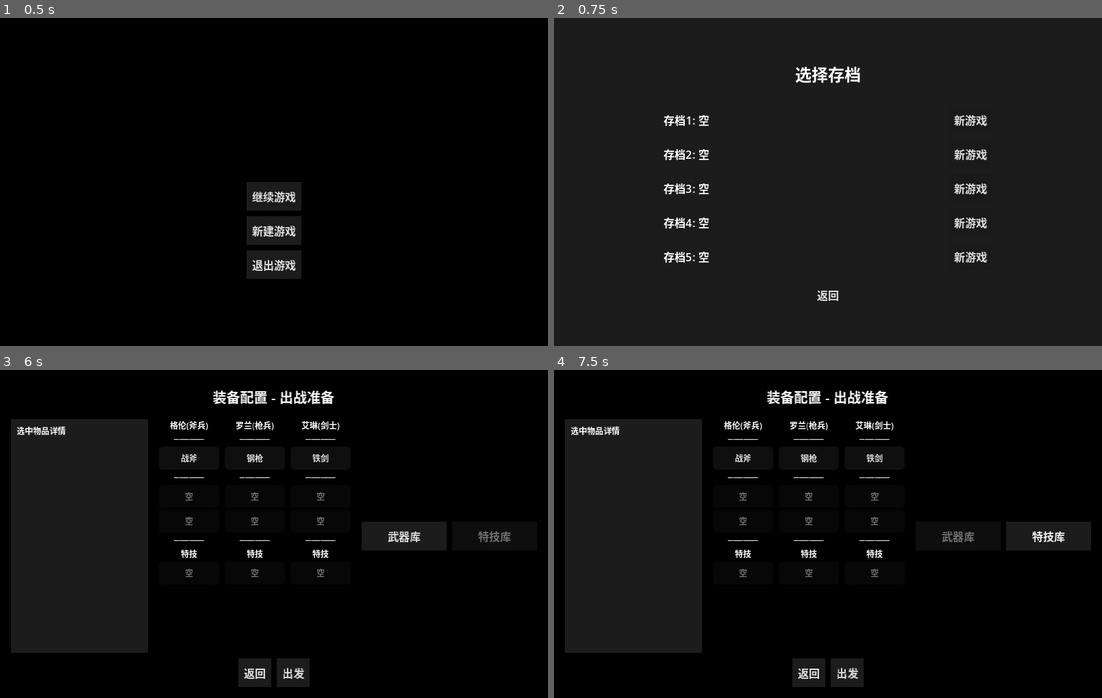
Above: before the commit, frames 1-4 (two rows, left to right).
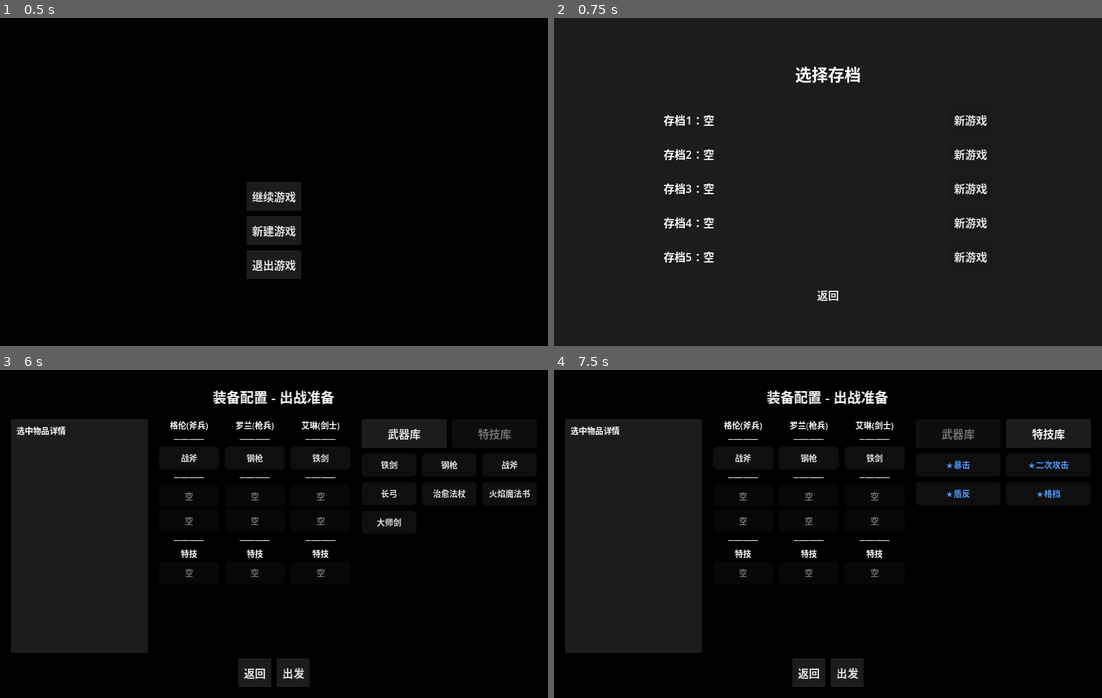
Above: after the commit, the same moments.

Repository: ZhuXilin/Dev_Project_260730
Game: Godot game, scene res://content/scenes/ui/MainMenu.tscn
Two runs of this game, one before a commit and one after it. Both use one fixed random seed, a clock stepped at 60 frames per second and the inputs below. Sound files missing from this copy of the repository are replaced by a short silence.
Inputs:
- Up to frame 1 (0.5 s): no input
- Up to frame 2 (0.75 s): click "继续游戏" at 0.5 s
- Up to frame 3 (6 s): click "新建游戏" at 1.25 s; click "新游戏" at 2 s; click "出战" at 2.75 s; click "格伦|海盗|斧兵" at 3.5 s; click "罗兰|王国|枪兵" at 4.25 s; click "艾琳|王国|剑士" at 5 s; click "确认" at 5.75 s
- Up to frame 4 (7.5 s): click "武器库" at 6.5 s; click "特技库" at 7.25 s

Frame 1 is identical in both runs. In frame 2, 0.4% of the frame differs, in the area x 25-30%, y 29-75%; in frame 3, 3.2%; in frame 4, 3.3%, in the area x 32-98%, y 15-64%.

Commit message:
Edit talents system

Diff:
--- a/content/scenes/ui/EquipmentConfig.tscn
+++ b/content/scenes/ui/EquipmentConfig.tscn
@@ -3,23 +3,23 @@
 [ext_resource type="Script" uid="uid://d31iuj7lsa4c6" path="res://function/script/EquipmentConfig.gd" id="1"]
 [ext_resource type="StyleBox" uid="uid://6qbsaxkfwg3o" path="res://content/resource/stylebox/8bit_style_box_flat.tres" id="2"]
 
-[node name="EquipmentConfig" type="CanvasLayer" unique_id=677661755]
+[node name="EquipmentConfig" type="CanvasLayer"]
 layer = 10
 
-[node name="Background" type="ColorRect" parent="." unique_id=2928864]
+[node name="Background" type="ColorRect" parent="."]
 anchors_preset = 15
 anchor_right = 1.0
 anchor_bottom = 1.0
 color = Color(0, 0, 0, 1)
 
-[node name="MainPanel" type="Panel" parent="." unique_id=292400712]
+[node name="MainPanel" type="Panel" parent="."]
 self_modulate = Color(1, 1, 1, 0)
 anchors_preset = 15
 anchor_right = 1.0
 anchor_bottom = 1.0
 script = ExtResource("1")
 
-[node name="VBoxContainer" type="VBoxContainer" parent="MainPanel" unique_id=1828966037]
+[node name="VBoxContainer" type="VBoxContainer" parent="MainPanel"]
 layout_mode = 0
 anchor_right = 1.0
 anchor_bottom = 1.0
@@ -29,19 +29,19 @@
 offset_bottom = -8.0
 theme_override_constants/separation = 4
 
-[node name="TopBar" type="HBoxContainer" parent="MainPanel/VBoxContainer" unique_id=1198930339]
+[node name="TopBar" type="HBoxContainer" parent="MainPanel/VBoxContainer"]
 custom_minimum_size = Vector2(0, 24)
 layout_mode = 2
 size_flags_vertical = 0
 
-[node name="ModeLabel" type="Label" parent="MainPanel/VBoxContainer/TopBar" unique_id=1124121273]
+[node name="ModeLabel" type="Label" parent="MainPanel/VBoxContainer/TopBar"]
 layout_mode = 2
 size_flags_horizontal = 3
 theme_override_font_sizes/font_size = 10
 text = "装备配置 - 出战准备"
 horizontal_alignment = 1
 
-[node name="GoldLabel" type="Label" parent="MainPanel/VBoxContainer" unique_id=608586946]
+[node name="GoldLabel" type="Label" parent="MainPanel/VBoxContainer"]
 custom_minimum_size = Vector2(0, 16)
 layout_mode = 2
 size_flags_vertical = 0
@@ -49,12 +49,12 @@
 text = "金币: 0"
 horizontal_alignment = 1
 
-[node name="MainHBox" type="HBoxContainer" parent="MainPanel/VBoxContainer" unique_id=760568343]
+[node name="MainHBox" type="HBoxContainer" parent="MainPanel/VBoxContainer"]
 layout_mode = 2
 size_flags_vertical = 3
 theme_override_constants/separation = 8
 
-[node name="DetailZone" type="Panel" parent="MainPanel/VBoxContainer/MainHBox" unique_id=362162117]
+[node name="DetailZone" type="Panel" parent="MainPanel/VBoxContainer/MainHBox"]
 custom_minimum_size = Vector2(100, 0)
 layout_mode = 2
 size_flags_horizontal = 0
@@ -62,7 +62,7 @@
 mouse_filter = 2
 theme_override_styles/panel = ExtResource("2")
 
-[node name="DetailLabel" type="Label" parent="MainPanel/VBoxContainer/MainHBox/DetailZone" unique_id=2062503525]
+[node name="DetailLabel" type="Label" parent="MainPanel/VBoxContainer/MainHBox/DetailZone"]
 layout_mode = 0
 anchor_right = 1.0
 anchor_bottom = 1.0
@@ -74,28 +74,28 @@
 text = "选中物品详情"
 autowrap_mode = 3
 
-[node name="LeftVBox" type="VBoxContainer" parent="MainPanel/VBoxContainer/MainHBox" unique_id=997803612]
+[node name="LeftVBox" type="VBoxContainer" parent="MainPanel/VBoxContainer/MainHBox"]
 custom_minimum_size = Vector2(140, 0)
 layout_mode = 2
 
-[node name="UnitContainer" type="HBoxContainer" parent="MainPanel/VBoxContainer/MainHBox/LeftVBox" unique_id=1747498196]
+[node name="UnitContainer" type="HBoxContainer" parent="MainPanel/VBoxContainer/MainHBox/LeftVBox"]
 layout_mode = 2
 size_flags_horizontal = 3
 size_flags_vertical = 3
 
-[node name="RightContainer" type="VBoxContainer" parent="MainPanel/VBoxContainer/MainHBox" unique_id=1444992568]
+[node name="RightContainer" type="VBoxContainer" parent="MainPanel/VBoxContainer/MainHBox"]
 layout_mode = 2
 size_flags_horizontal = 3
 size_flags_vertical = 3
 alignment = 1
 
-[node name="TabBar" type="HBoxContainer" parent="MainPanel/VBoxContainer/MainHBox/RightContainer" unique_id=1336081588]
+[node name="TabBar" type="HBoxContainer" parent="MainPanel/VBoxContainer/MainHBox/RightContainer"]
 layout_mode = 2
 size_flags_horizontal = 3
 size_flags_vertical = 0
 theme_override_constants/separation = 4
 
-[node name="WeaponTabBtn" type="Button" parent="MainPanel/VBoxContainer/MainHBox/RightContainer/TabBar" unique_id=1573243697]
+[node name="WeaponTabBtn" type="Button" parent="MainPanel/VBoxContainer/MainHBox/RightContainer/TabBar"]
 layout_mode = 2
 size_flags_horizontal = 3
 theme_override_font_sizes/font_size = 8
@@ -106,7 +106,7 @@
 theme_override_styles/focus = ExtResource("2")
 text = "武器库"
 
-[node name="TalentTabBtn" type="Button" parent="MainPanel/VBoxContainer/MainHBox/RightContainer/TabBar" unique_id=1058577603]
+[node name="TalentTabBtn" type="Button" parent="MainPanel/VBoxContainer/MainHBox/RightContainer/TabBar"]
 layout_mode = 2
 size_flags_horizontal = 3
 theme_override_font_sizes/font_size = 8
@@ -117,13 +117,20 @@
 theme_override_styles/focus = ExtResource("2")
 text = "特技库"
 
-[node name="ShopContainer" type="GridContainer" parent="MainPanel/VBoxContainer/MainHBox/RightContainer" unique_id=1883120185]
+[node name="ShopScroll" type="ScrollContainer" parent="MainPanel/VBoxContainer/MainHBox/RightContainer"]
 layout_mode = 2
 size_flags_horizontal = 3
 size_flags_vertical = 3
+horizontal_scroll_mode = 0
+vertical_scroll_mode = 1
+
+[node name="ShopContainer" type="GridContainer" parent="MainPanel/VBoxContainer/MainHBox/RightContainer/ShopScroll"]
+layout_mode = 2
+size_flags_horizontal = 3
+size_flags_vertical = 0
 columns = 3
 
-[node name="ResetBtn" type="Button" parent="MainPanel/VBoxContainer/MainHBox/RightContainer" unique_id=728825686]
+[node name="ResetBtn" type="Button" parent="MainPanel/VBoxContainer/MainHBox/RightContainer"]
 layout_mode = 2
 size_flags_horizontal = 4
 theme_override_font_sizes/font_size = 8
@@ -134,29 +141,28 @@
 theme_override_styles/focus = ExtResource("2")
 text = "重置商店"
 
-[node name="DiscardZone" type="Panel" parent="MainPanel/VBoxContainer/MainHBox/RightContainer" unique_id=1057552994]
+[node name="DiscardZone" type="Panel" parent="MainPanel/VBoxContainer/MainHBox/RightContainer"]
 custom_minimum_size = Vector2(120, 40)
 layout_mode = 2
 size_flags_vertical = 3
 mouse_filter = 2
 theme_override_styles/panel = ExtResource("2")
 
-[node name="DiscardLabel" type="Label" parent="MainPanel/VBoxContainer/MainHBox/RightContainer/DiscardZone" unique_id=1656683798]
+[node name="DiscardLabel" type="Label" parent="MainPanel/VBoxContainer/MainHBox/RightContainer/DiscardZone"]
 layout_mode = 0
 anchor_right = 1.0
 anchor_bottom = 1.0
 theme_override_font_sizes/font_size = 6
-text = "丢弃区
-拖拽装备到此"
+text = "丢弃区\n拖拽装备到此"
 horizontal_alignment = 1
 vertical_alignment = 1
 
-[node name="BottomHBox" type="HBoxContainer" parent="MainPanel/VBoxContainer" unique_id=784265117]
+[node name="BottomHBox" type="HBoxContainer" parent="MainPanel/VBoxContainer"]
 custom_minimum_size = Vector2(0, 20)
 layout_mode = 2
 alignment = 1
 
-[node name="CloseBtn" type="Button" parent="MainPanel/VBoxContainer/BottomHBox" unique_id=192576876]
+[node name="CloseBtn" type="Button" parent="MainPanel/VBoxContainer/BottomHBox"]
 layout_mode = 2
 size_flags_horizontal = 0
 theme_override_font_sizes/font_size = 8
@@ -167,7 +173,7 @@
 theme_override_styles/focus = ExtResource("2")
 text = "返回"
 
-[node name="ConfirmBtn" type="Button" parent="MainPanel/VBoxContainer/BottomHBox" unique_id=190253921]
+[node name="ConfirmBtn" type="Button" parent="MainPanel/VBoxContainer/BottomHBox"]
 layout_mode = 2
 size_flags_horizontal = 0
 size_flags_vertical = 3
--- a/function/script/EquipmentConfig.gd
+++ b/function/script/EquipmentConfig.gd
@@ -35,7 +35,8 @@
 @onready var confirm_btn = $VBoxContainer/BottomHBox/ConfirmBtn      # ✅ 路径修正
 @onready var unit_container = $VBoxContainer/MainHBox/LeftVBox/UnitContainer
 @onready var right_container = $VBoxContainer/MainHBox/RightContainer
-@onready var shop_container = $VBoxContainer/MainHBox/RightContainer/ShopContainer
+@onready var shop_scroll: ScrollContainer = $VBoxContainer/MainHBox/RightContainer/ShopScroll
+@onready var shop_container: GridContainer = $VBoxContainer/MainHBox/RightContainer/ShopScroll/ShopContainer
 @onready var reset_btn = $VBoxContainer/MainHBox/RightContainer/ResetBtn
 @onready var discard_zone = $VBoxContainer/MainHBox/RightContainer/DiscardZone
 @onready var tab_bar = $VBoxContainer/MainHBox/RightContainer/TabBar
@@ -128,7 +129,7 @@
 	discard_zone.visible = false
 	reset_btn.visible = false
 	tab_bar.visible = false
-	right_container.visible = true   # 右侧区域始终可见
+	right_container.visible = true
 
 	var left_column = $VBoxContainer/MainHBox/LeftVBox
 	if left_column:
@@ -143,20 +144,24 @@
 			gold_label.visible = false
 			confirm_btn.disabled = false
 
-			# ---- 显示标签栏 ----
 			tab_bar.visible = true
 			weapon_tab_btn.visible = true
 			talent_tab_btn.visible = true
 
-			# ---- 默认选中武器库 ----
-			current_tab = "weapon"
+			# ---- 保留当前标签页（不重置为 weapon） ----
+			# 如果 current_tab 为空，默认设为 weapon
+			if current_tab == "":
+				current_tab = "weapon"
 			_update_tab_style()
 
-			# ---- 清空并填充内容 ----
+			# ---- 根据当前标签页填充内容 ----
 			_clear_container(shop_container)
-			_build_weapon_grid(shop_container)
-
-			# ---- 隐藏商店相关 ----
+			if current_tab == "weapon":
+				_build_weapon_grid(shop_container)
+			else:
+				_build_talent_grid(shop_container)
+			shop_container.visible = true
+
 			reset_btn.visible = false
 			discard_zone.visible = false
 
@@ -175,6 +180,7 @@
 			# ---- 清空并填充特技库 ----
 			_clear_container(shop_container)
 			_build_talent_grid(shop_container)
+			shop_container.visible = true
 
 			# ---- 显示丢弃区 ----
 			discard_zone.visible = true
@@ -195,6 +201,7 @@
 			# ---- 清空并填充商店 ----
 			_clear_container(shop_container)
 			_build_shop_items()
+			shop_container.visible = true
 
 			# ---- 显示商店相关 ----
 			reset_btn.visible = true
@@ -358,6 +365,7 @@
 		return
 	_clear_container(shop_container)
 	shop_container.columns = 3
+	shop_container.visible = true
 
 	var items = shop_manager.get_shop_items()
 	for i in range(items.size()):
@@ -517,6 +525,7 @@
 		_build_weapon_grid(shop_container)
 	else:
 		_build_talent_grid(shop_container)
+	shop_container.visible = true
 
 func _update_tab_style():
 	if not weapon_tab_btn or not talent_tab_btn:
@@ -648,11 +657,20 @@
 			if source_type == "weapon":
 				return false
 			return true
+		# ---- 武器库 → 武器槽 ----
 		if source_type == "library_weapon":
 			return target_type == "weapon"
+		# ---- 武器槽 ↔ 武器槽（交换） ----
 		if source_type == "weapon" and target_type == "weapon":
 			return true
+		# ---- 防具槽 ↔ 防具槽（交换） ----
 		if source_type == "armor" and target_type == "armor":
+			return true
+		# ---- ✨新增：特技库 → 特技槽 ----
+		if source_type == "library_talent" and target_type == "talent":
+			return true
+		# ---- ✨新增：特技槽 ↔ 特技槽（交换） ----
+		if source_type == "talent" and target_type == "talent":
 			return true
 		return false
 
@@ -755,7 +773,8 @@
 		inst.is_active = true
 		party[unit_idx].talent_slots[slot_idx] = inst
 		_sync_all()
-		call_deferred("_build_ui")
+		# ---- 不重建整个UI，只刷新单位列和当前库 ----
+		_refresh_after_talent_change()
 		return
 
 	if source_type == "talent" and target_type == "talent":
@@ -769,7 +788,27 @@
 		party[src_unit].talent_slots[src_slot] = party[tgt_unit].talent_slots[tgt_slot]
 		party[tgt_unit].talent_slots[tgt_slot] = temp
 		_sync_all()
-		call_deferred("_build_ui")
+		_refresh_after_talent_change()
+		return
+
+# ---- 新增：刷新特技变更后的界面 ----
+func _refresh_after_talent_change():
+	# 只刷新单位列（更新特技槽显示）
+	_clear_container(unit_container)
+	_build_unit_columns()
+
+	# 刷新当前标签页内容（武器库或特技库）
+	if current_mode == Mode.DEPLOY:
+		_clear_container(shop_container)
+		if current_tab == "weapon":
+			_build_weapon_grid(shop_container)
+		else:
+			_build_talent_grid(shop_container)
+		shop_container.visible = true
+	elif current_mode == Mode.MAP:
+		_clear_container(shop_container)
+		_build_talent_grid(shop_container)
+		shop_container.visible = true
 
 func _discard_talent(data: Dictionary):
 	var source_type = data.get("slot_type", "")
@@ -782,7 +821,7 @@
 			return
 		party[unit_idx].talent_slots[slot_idx] = null
 		_sync_all()
-		call_deferred("_build_ui")
+		_refresh_after_talent_change()
 
 func _buy_shop_item(data: Dictionary, target: Control):
 	if not shop_manager:
--- a/function/script/SaveSelectUI.gd
+++ b/function/script/SaveSelectUI.gd
@@ -23,9 +23,11 @@
 		if has_save:
 			var info = SaveManager.get_save_info(i)
 			var time_str = Time.get_datetime_string_from_unix_time(info["time"])
-			info_label.text = "存档%d: %s (%d人) 第%d天 %s" % [i + 1, info["main_unit"], info["party"], info["day"], time_str]
+			# ---- 修改：将英文单位名转换为中文显示名 ----
+			var main_unit_display = UnitDataManager.get_display_name(info["main_unit"])
+			info_label.text = "存档%d：%s（%d人）第%d天 %s" % [i + 1, main_unit_display, info["party"], info["day"], time_str]
 		else:
-			info_label.text = "存档%d: 空" % (i + 1)
+			info_label.text = "存档%d：空" % (i + 1)
 
 		info_label.size_flags_horizontal = Control.SIZE_EXPAND_FILL
 		info_label.add_theme_font_size_override("font_size", 8)
@@ -34,7 +36,7 @@
 		# ---- 加载/新游戏按钮 ----
 		var load_btn = Button.new()
 		load_btn.add_theme_font_size_override("font_size", 8)
-		load_btn.alignment = HORIZONTAL_ALIGNMENT_LEFT   # 左对齐
+		load_btn.alignment = HORIZONTAL_ALIGNMENT_LEFT
 
 		if has_save:
 			load_btn.text = "加载"
